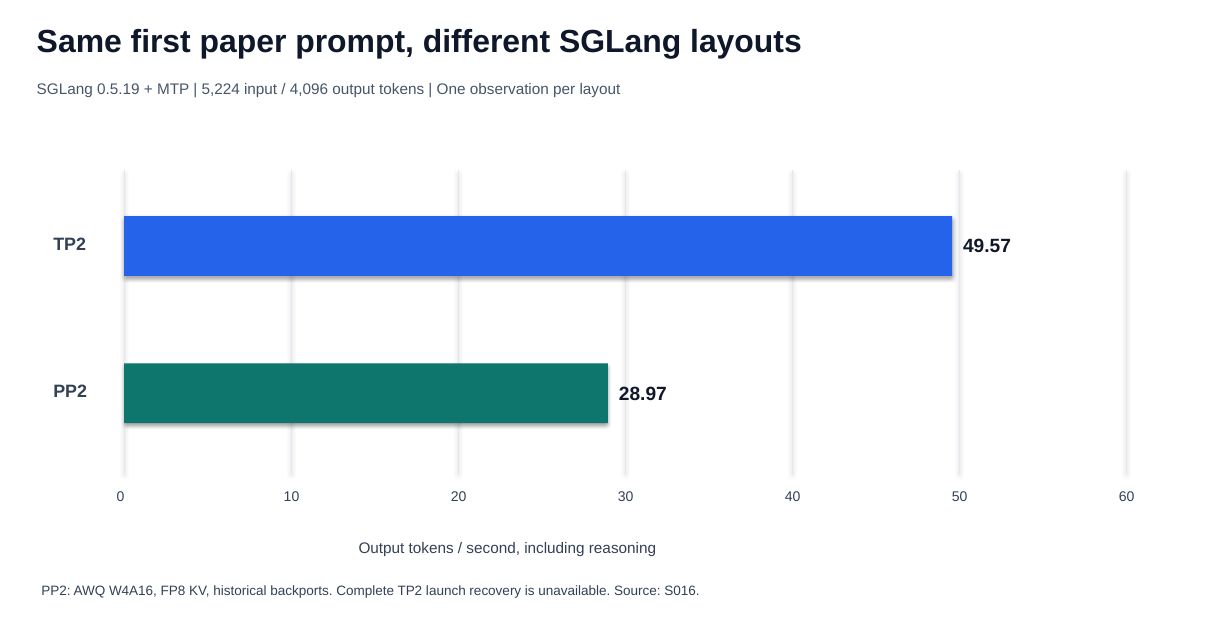
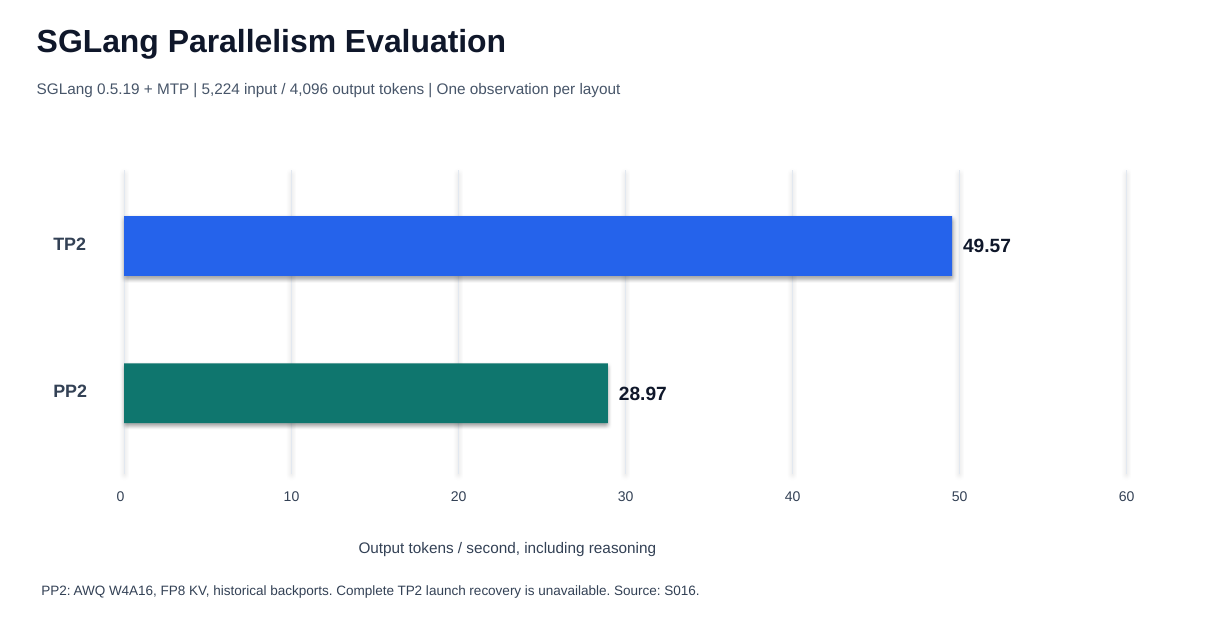
Before and after one commit to YYTbit/qwen3.8-27b-3090, a slide deck: slide 3 of docs/figures/dual-gpu-exploration.pptx. Drawn at 1232x644 pixels with LibreOffice and Linux fonts; fonts in the diff are those of the drawing. Boxes give left, top, right and bottom in pixels: in the first picture for what was removed or moved away, otherwise in the second. Text is boxed around its words. In the diff, an @@ line names an element or a change of style, - is before the commit and + after.

Commit message:
docs: restructure deployment and evaluation documentation

```diff
--- a/docs/figures/dual-gpu-exploration.pptx
+++ b/docs/figures/dual-gpu-exploration.pptx
@@ text at [37, 29, 506, 58]: text changed @@
-Same first paper prompt, different SGLang layouts
+SGLang Parallelism Evaluation
```
Also in this commit, not shown: 3 other slides changed, 31 other files.
